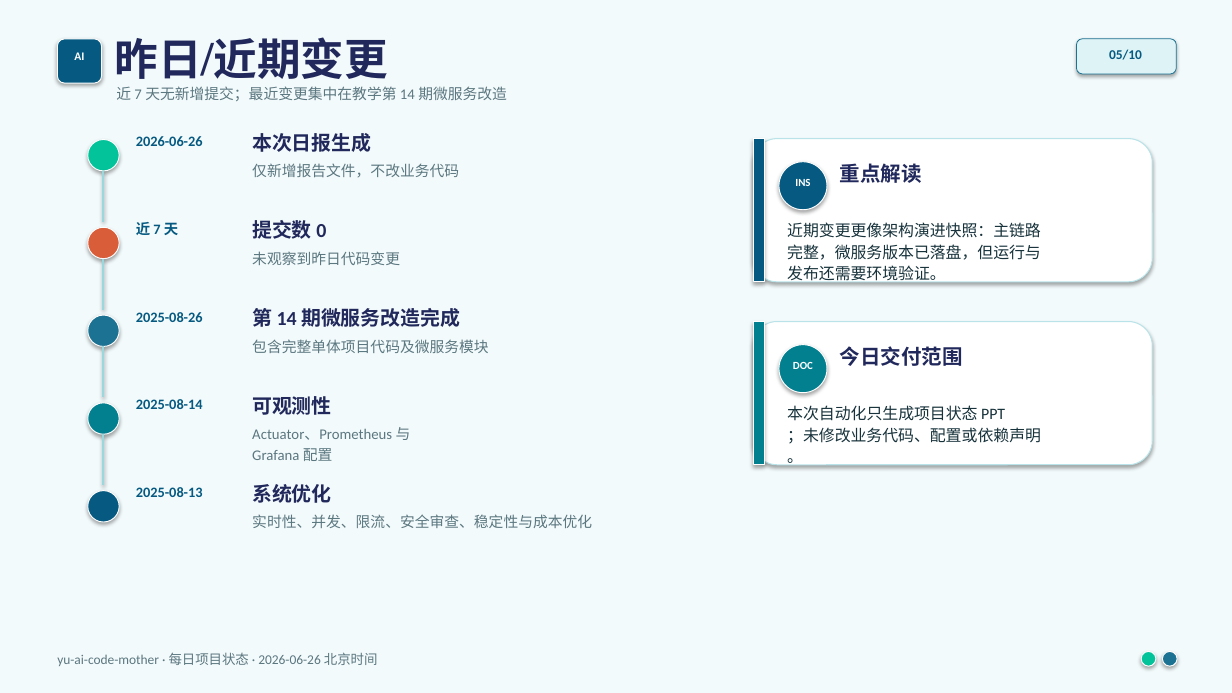
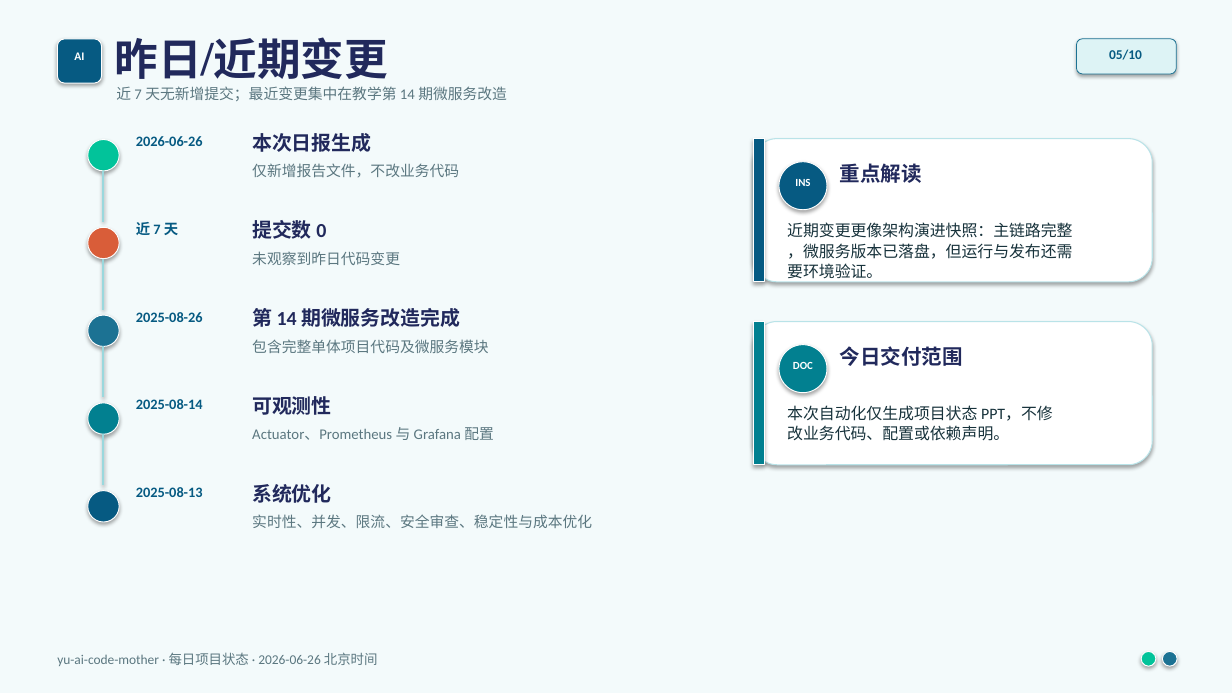
Before and after one commit to liyupi/yu-ai-code-mother, a slide deck: slide 5 of docs/reports/project-status-2026-06-26.pptx. Drawn at 1232x693 pixels with LibreOffice and Linux fonts; fonts in the diff are those of the drawing. Boxes give left, top, right and bottom in pixels: in the first picture for what was removed or moved away, otherwise in the second. Text is boxed around its words. In the diff, an @@ line names an element or a change of style, - is before the commit and + after.

```diff
--- a/docs/reports/project-status-2026-06-26.pptx
+++ b/docs/reports/project-status-2026-06-26.pptx
@@ text at [787, 222, 1072, 282]: text changed @@
-近期变更更像架构演进快照：主链路
-完整，微服务版本已落盘，但运行与
-发布还需要环境验证。
+近期变更更像架构演进快照：主链路完整
+，微服务版本已落盘，但运行与发布还需
+要环境验证。
@@ text at [787, 405, 1053, 441]: text changed @@
-本次自动化只生成项目状态 PPT
-；未修改业务代码、配置或依赖声明
-。
+本次自动化仅生成项目状态 PPT，不修
+改业务代码、配置或依赖声明。
@@ text at [252, 427, 494, 440]: text changed @@
-Actuator、Prometheus 与
-Grafana 配置
+Actuator、Prometheus 与 Grafana 配置
```
Also in this commit, not shown: 9 other slides changed.
